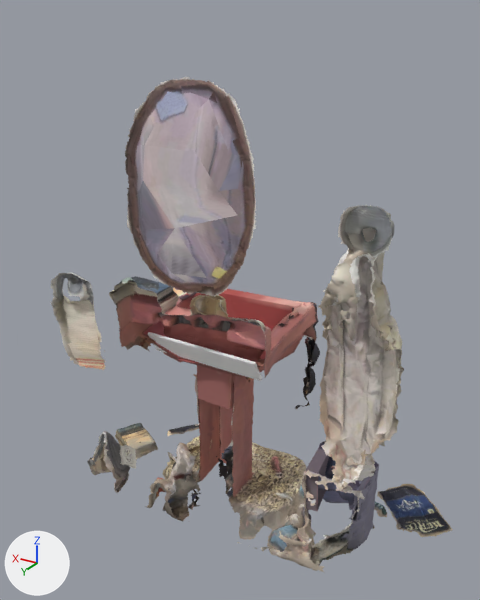
Two versions of the glTF model static/kristina2.glb, one commit apart.
Before and after are seen from a 50 mm lens placed at (-11.6, 20.6, 20.5), pointed at (1.1, -0.6, 10.0). Every picture has the same lights, and +X, +Y and +Z are marked at lower left. Where no turn or scale is listed for an object, it has been applied to the vertices. Vertices at the same position are counted once.
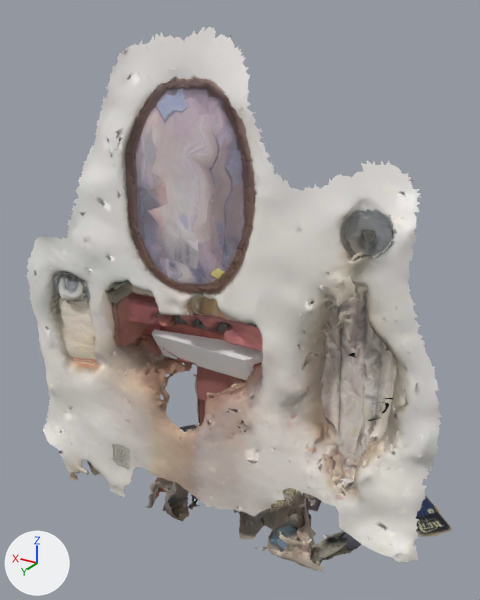
Changed parts and their boxes [x1, y1, x2, y2] in the pictures (480 x 600 px; the box of a moved part takes in the faces that stretch with it):
```json
{"object": "mmGroup0.001", "change": "added", "after": [26, 27, 441, 562]}
{"object": "Cube.001", "change": "reshaped, rescaled", "before": [148, 332, 262, 381], "after": [152, 329, 262, 380]}
{"part": 1, "of": "me_cube", "change": "moved or reshaped", "before": [148, 332, 262, 380], "after": [152, 329, 262, 374]}
{"object": "mmGroup0", "change": "unchanged, covered by the edit", "before": [50, 77, 453, 573], "after": [53, 215, 453, 573]}
{"object": "Cube", "change": "unchanged, covered by the edit", "before": [143, 289, 375, 521], "after": [143, 322, 321, 511]}
```

Edits to the scene script, one JSON object a line:
```json
{"op": "add", "block": "mat_fullscenekristina_003", "code": ["mat_fullscenekristina_003 = principled_material('fullscenekristina.003')", "mat_fullscenekristina_003.texture = img_fullscenekristina_copy", "mat_fullscenekristina_003.roughness = 1.0"]}
{"block": "me_cube", "where": "me_cube.from_pydata(...)  # 8 vertices, 12 faces; spans x -1.0..1.0, y -1.0..1.0, z -1.0..1.0"}
{"block": "me_cube", "where": "# used by ob_cube_001; location = (1.74, 1.16, 8.06); rotation_euler = (-0.504, 0.0, 0.0), in degrees (-29, 0, 0); scale = (2.52, 0.0603, 0.56)"}
{"block": "me_cube", "where": "# verts and faces of me_cube; kept vertices keep their numbers, new ones are numbered from 8"}
{"block": "me_cube", "where": "# before: 0 (-1.0, -1.0, 1.0) at pixel (255, 361), 1 (-1.0, 1.0, -1.0) at pixel (260, 381), 2 (-1.0, -1.0, -1.0) at pixel (262, 378), 3 (-1.0, 1.0, 1.0) at pixel (254, 364), 5 (1.0, 1.0, 1.0) at pixel (147, 333)"}
{"block": "me_cube", "where": "# before: 6 (1.0, -1.0, -1.0), 7 (1.0, -1.0, 1.0) at pixel (148, 331)"}
{"block": "me_cube", "change": "me_cube part 1"}
{"op": "add", "block": "me_cube", "code": "delete_vertices([0, 2])  # with the faces that use them"}
{"op": "add", "block": "me_cube", "code": "verts[8] = (-1.43, -9.77, 0.26)"}
{"op": "add", "block": "me_cube", "code": "verts[9] = (-0.87, -3.96, -1.25)"}
{"op": "add", "block": "me_cube", "code": "faces += [(1, 9, 8), (1, 8, 3), (6, 8, 9), (6, 7, 8), (1, 6, 9), (3, 8, 7)]"}
{"op": "add", "block": "me_cube", "code": "faces += [(3, 7, 5)]"}
{"op": "add", "block": "me_mmgroup0_001", "code": ["me_mmgroup0_001 = bpy.data.meshes.new('mmGroup0.001')", "me_mmgroup0_001.from_pydata(...)  # 17727 vertices, 33647 faces; spans x -7.9..9.3, y 0.6..3.6, z 0.9..20.2", "me_mmgroup0_001.materials.append(mat_fullscenekristina_003)  # picture img_fullscenekristina_copy"]}
{"op": "set", "path": "ob_cube_001.scale", "old": "(2.52, 0.0603, 0.56)", "new": "(2.19, 0.117, 0.759)"}
{"op": "add", "block": "ob_mmgroup0_001", "code": ["ob_mmgroup0_001 = bpy.data.objects.new('mmGroup0.001', me_mmgroup0_001)", "ob_mmgroup0_001.location = (0.0, 0.0, 0.0)"]}
```
